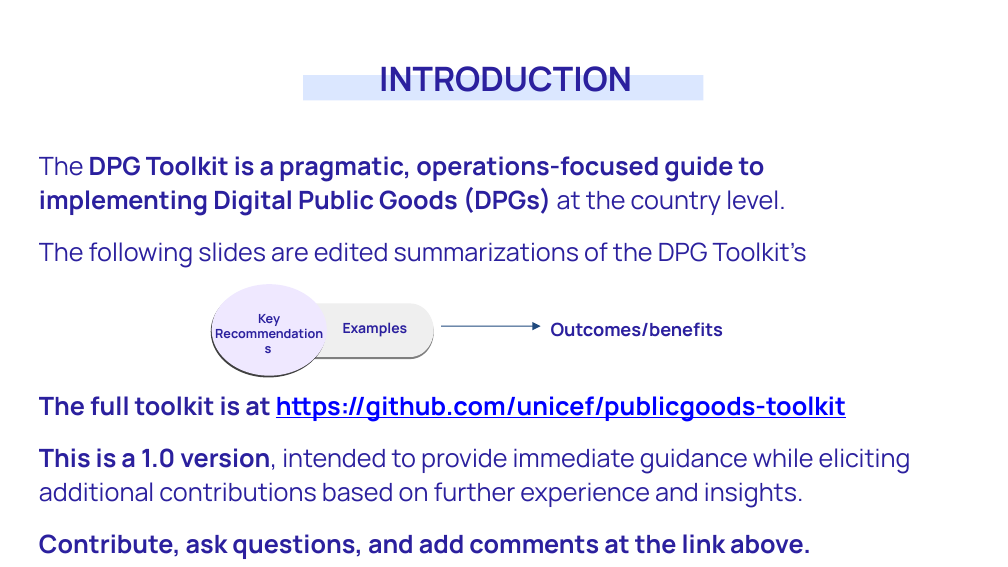
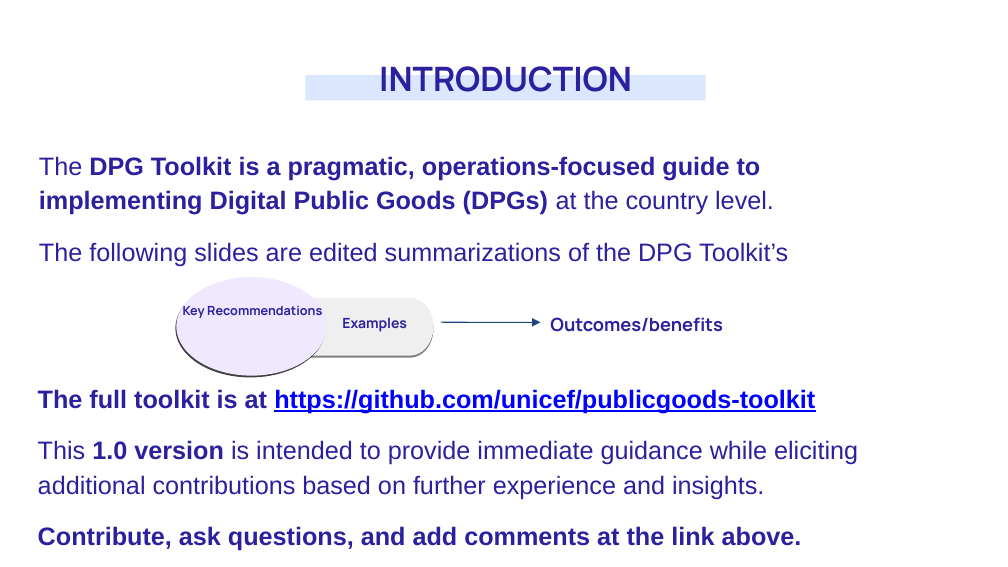
Before and after one commit to unicef/publicgoods-toolkit, a slide deck: slide 3 of dpg-toolkit-overview.odp. Drawn at 1008x567 pixels with LibreOffice and Linux fonts; fonts in the diff are those of the drawing. Boxes give left, top, right and bottom in pixels: in the first picture for what was removed or moved away, otherwise in the second. Text is boxed around its words. In the diff, an @@ line names an element or a change of style, - is before the commit and + after.

Commit message:
Formatting update to slides
Fixed issues due to older version of LibreOffice. This version created with LibreOffice 7.2.2.

Hyphenated open source when used as a qualifier.

```diff
--- a/dpg-toolkit-overview.odp
+++ b/dpg-toolkit-overview.odp
@@ text "The DPG Toolkit is a ..." at box(39, 156, 788, 267): font Manrope to Arial @@
@@ text "Key Recommendations" rewrapped from box(258, 314, 280, 326) to box(183, 306, 322, 318) @@
@@ ellipse: place and size @@
-ellipse at box(212, 284, 327, 376)
+ellipse at box(176, 277, 327, 376)
@@ flow chart online storage: place and size @@
-flow chart online storage at box(292, 303, 433, 357)
+flow chart online storage at box(292, 298, 434, 356)
@@ 2 texts, 1 arrow: place and size @@
-2 texts, 1 arrow at box(343, 322, 723, 337)
+2 texts, 1 arrow at box(342, 317, 722, 332)
@@ text "The full toolkit is at ...": place and size @@
-text "The full toolkit is at ..." at box(39, 396, 911, 559)
+text "The full toolkit is at ..." at box(38, 389, 858, 551)
@@ text at box(38, 389, 815, 551): font Manrope to Arial in "The full toolkit is at https://github.com/unicef/publicgoods ...", "Contribute, ask questions, and add comments at ..." @@
@@ text at box(38, 440, 858, 500): text changed; font Manrope to Arial @@
-This is a 1.0 version, intended to provide immediate guidance while eliciting additional contributions based on further experience and insights.
+This 1.0 version is intended to provide immediate guidance while eliciting additional contributions based on further experience and insights.
```
Also in this commit, not shown: 8 other slides changed, 1 other file.
